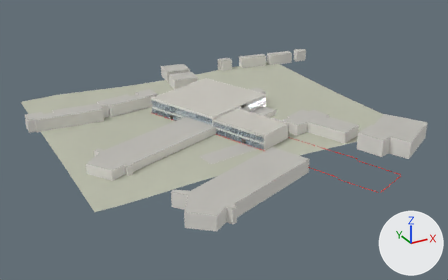
An edit to the FBX model Assets/_Preview/NovaHallContext.fbx, drawn before and after from the same camera.
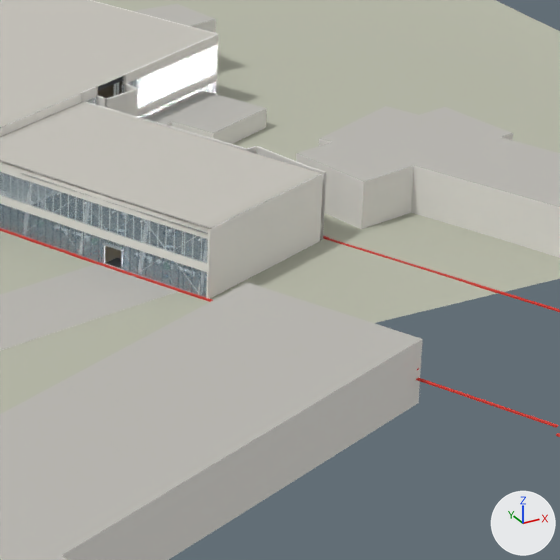
Each version is shown whole from a camera (50 mm lens) standing at (-180.0, -299.0, 204.0) and looking at (41.0, 104.0, 3.0), then close up on the part from 49% to 76% of the width and 31% to 74% of the height. The lights are fixed; the arrows at lower right show +X, +Y and +Z. The last two pictures show the newer version. Vertices at exactly the same position are counted once.

Objects in the first close-up: 'B_w1174472373', 'B_w1174472383', 'B_w1414332250', 'B_w496301632', 'B_w496301638', 'Context_Ground', 'Hall_Roof', 'Hall_Shell', 'Hall_Structure', 'Ref_Outline'.
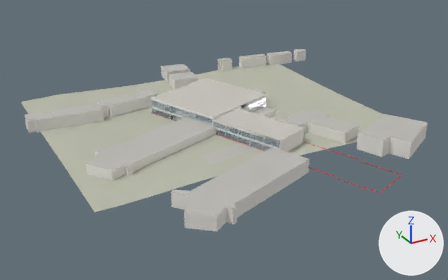
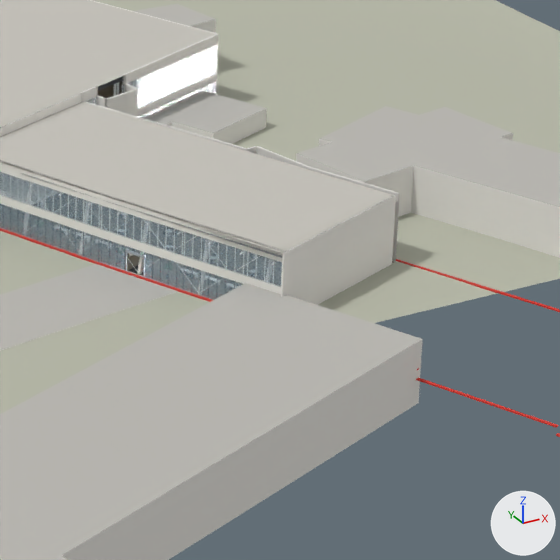
Where the change shows, as pixel boxes (x1, y1, x2, y2) in the close-ups (560 x 560 px; the box of a moved part takes in the faces that stretch with it):
'Hall_Roof', reshaped
    before: (0, 0, 321, 241)
    after: (0, 0, 394, 274)
'Hall_Shell', reshaped
    before: (0, 0, 326, 297)
    after: (0, 0, 400, 300)
'Hall_Structure', reshaped
    before: (0, 79, 323, 299)
    after: (0, 79, 396, 305)
part 1 of me_hall_structure_001, moved or reshaped (not visible afterwards)
    before: (206, 173, 323, 299)
part 2 of me_hall_structure_001, added
    after: (281, 195, 396, 305)
part 3 of me_hall_roof_001, moved or reshaped (mostly hidden)
    before: (24, 174, 208, 234)
    after: (117, 213, 282, 269)
part 4 of me_hall_shell_001, moved or reshaped (not visible afterwards)
    before: (103, 245, 105, 263)
part 5 of me_hall_shell_001, moved or reshaped (not visible before)
    after: (125, 253, 127, 271)
part 6 of me_hall_shell_001, moved or reshaped (not visible afterwards)
    before: (103, 243, 121, 251)
part 7 of me_hall_shell_001, added
    after: (125, 251, 143, 258)
part 8 of me_hall_shell_001, built on
    before: (107, 167, 326, 268)
    after: (127, 167, 400, 294)

Patch to the scene script:
```diff
--- a/Assets/_Preview/NovaHallContext.fbx.py
+++ b/Assets/_Preview/NovaHallContext.fbx.py
@@ me_hall_structure_001 @@
-me_hall_structure_001.from_pydata(...)  # 1906 vertices, 3288 faces; spans x 3.6..90.2, y 49.4..183.6, z 0.0..13.3
+me_hall_structure_001.from_pydata(...)  # 2128 vertices, 3644 faces; spans x 3.6..90.2, y 36.3..183.6, z 0.0..13.3
+# me_hall_structure_001 part 1: the loose piece of 8 vertices spanning x 44.4..72.6, y 49.4..60.2, z 0.0..11.8 is scaled about its middle by (0.35, 0.35, 0.00508), then moved by (-13.0, 92.3, 0.4), in mat_w_n_rail (light grey #b9bcc2)
+# me_hall_structure_001 part 2: 8 vertices added at x 49.3..77.5, y 36.3..47.1, z 0.0..11.8
+# other edits to the shape of me_hall_structure_001 do not show in these pictures
 me_hall_structure_001.materials.append(mat_w_n_stair)
@@ me_hall_structure_001 @@
 me_hall_structure_001.materials.append(mat_w_n_brown_wall)
+me_hall_structure_001.materials.append(mat_w_n_piano)  # black #101113
@@ me_hall_roof_001 @@
-me_hall_roof_001.from_pydata(...)  # 2794 vertices, 4170 faces; spans x 2.8..91.3, y 49.5..184.5, z -0.1..13.3
+me_hall_roof_001.from_pydata(...)  # 3010 vertices, 4494 faces; spans x 2.8..91.3, y 36.4..184.5, z -0.1..13.3
+# me_hall_roof_001 part 3: 601 vertices moved from x 33.8..72.5, y 49.5..88.5, z 9.3..11.8 to x 33.9..77.4, y 36.4..88.2, z 9.3..11.8; 3 vertices removed from x 44.4..53.0, y 49.5..60.9, z 9.4..11.0; 179 vertices added at x 44.2..77.4, y 37.4..59.3, z -0.1..11.0
+# other edits to the shape of me_hall_roof_001 do not show in these pictures
 me_hall_roof_001.materials.append(mat_w_n_deck)
@@ me_hall_shell_001 @@
-me_hall_shell_001.from_pydata(...)  # 3083 vertices, 4471 faces; spans x 2.4..91.7, y 49.6..184.8, z 0.0..13.3
+me_hall_shell_001.from_pydata(...)  # 3251 vertices, 4717 faces; spans x 2.4..91.7, y 36.6..184.8, z 0.0..13.3
+# me_hall_shell_001 part 4: the loose piece of 8 vertices spanning x 37.3..37.6, y 69.1..69.3, z 0.0..3.2 is scaled about its middle by (0.508, 0.594, 1.38), then moved by (0.4, -0.9, 0.6), in mat_w_n_steel_dark (dark grey #2b2e33)
+# me_hall_shell_001 part 5: the loose piece of 8 vertices spanning x 38.6..38.9, y 65.7..65.9, z 0.0..3.2 is moved by (0.3, -0.8, 0.0)
+# me_hall_shell_001 part 6: the loose piece of 8 vertices spanning x 37.3..39.0, y 65.7..69.3, z 3.2..3.6 is scaled about its middle by (0.162, 0.158, 0.6), then moved by (1.4, -3.1, 0.0), in mat_w_n_exit_sign (green #2fb36b, glowing green #2fb36b)
+# me_hall_shell_001 part 7: the loose piece of 8 vertices spanning x 38.6..38.9, y 66.3..66.9, z 3.3..3.6 is copied, and the copy is scaled about its middle by (6.14, 6.33, 1.67), then moved by (1.0, -3.2, 0.0), in mat_w_n_rail (light grey #b9bcc2); it spans x 38.9..40.6, y 61.5..65.2, z 3.2..3.6
+# me_hall_shell_001 part 8: 19 vertices moved from x 37.2..73.6, y 49.6..69.2, z 0.0..11.8 to x 38.8..73.8, y 43.2..65.0, z 0.0..11.8; 16 vertices removed from x 37.7..73.6, y 49.8..70.1, z 0.0..11.8; 64 vertices added at x 38.9..78.6, y 36.6..66.2, z 0.0..11.8
+# other edits to the shape of me_hall_shell_001 do not show in these pictures
 me_hall_shell_001.materials.append(mat_w_n_floor)
```
